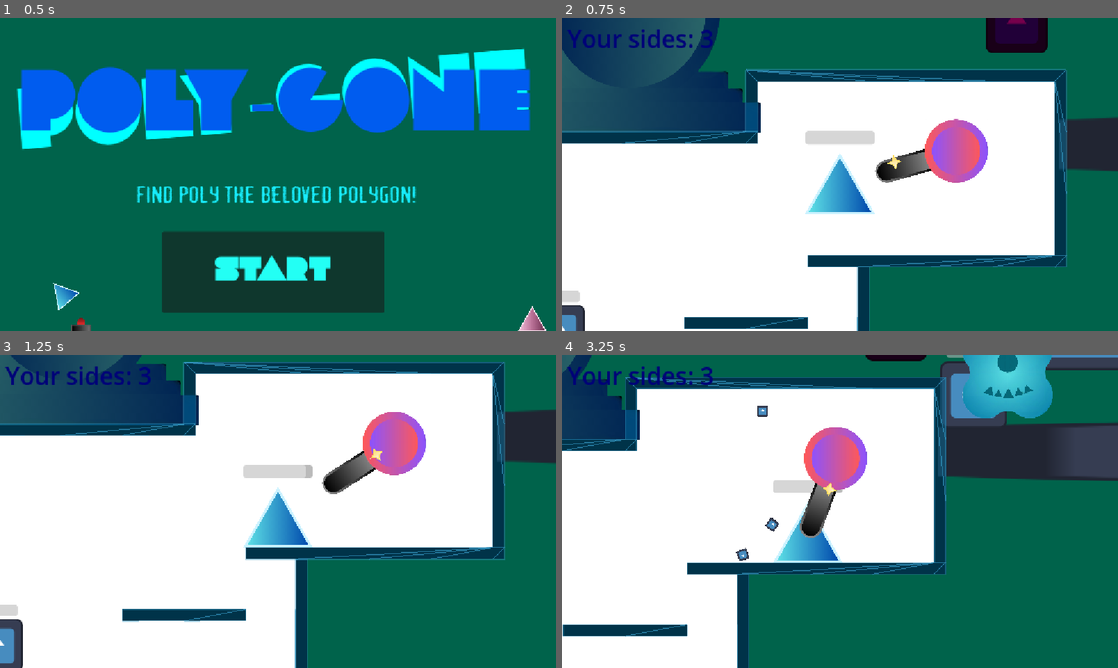
Above: before the commit, frames 1-4 (two rows, left to right).
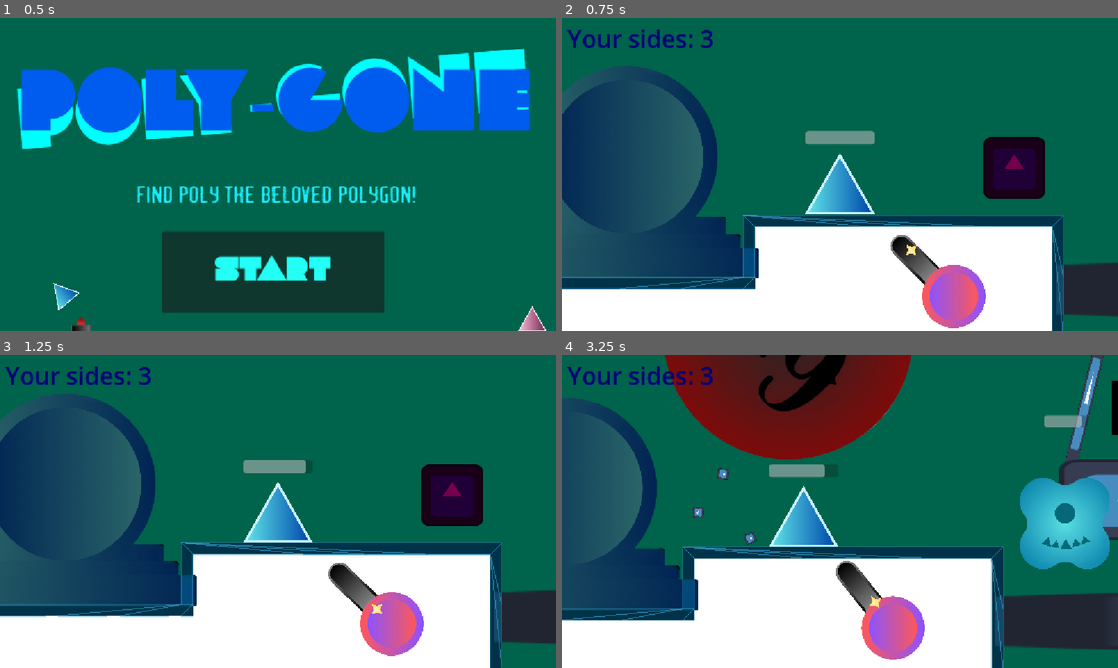
Above: after the commit, the same moments.

Repository: Eldragon126/Shapes
Game: Godot game, scene res://nodes/title_screen.tscn
Same seed, same stepped clock (60 frames per second), same inputs: the game is played once before the commit and once after it. The engine's default icon, where the game draws it, is replaced by a stand-in: a white triangle on a blue panel in a dark square. Sound files missing from this copy of the repository are replaced by a short silence.
Inputs (mouse positions are in pixels of both pictures, inside the frame that each line leads up to):
- Up to frame 1 (0.5 s): no input
- Up to frame 2 (0.75 s): click "Start" at 0.5 s
- Up to frame 3 (1.25 s): no input
- Up to frame 4 (3.25 s): move the mouse to (928, 461) at 1.27 s; hold Right (ui_right) 1.28-2.78 s; click (928, 461) at 1.35 s; tap Space (jump) at 1.52, 2.27 s; move the mouse to (728, 527) at 2.02 s; tap Shift (ability_activate) at 2.1 s; click (728, 527) at 2.3 s; move the mouse to (895, 442) at 2.77 s; hold Left (ui_left) from 2.78 s (still down); click (895, 442) at 2.85 s

Frame 1 is identical in both runs. In frame 2, 67% of the frame differs, in the area x 0-100%, y 0-100%; in frame 3, 77%; in frame 4, 83%.

Commit message:
smol change

Diff:
--- a/main_scene.tscn
+++ b/main_scene.tscn
@@ -28,7 +28,7 @@
 
 [node name="player" parent="." instance=ExtResource("2_gyfs4")]
 z_index = 0
-position = Vector2(628, 399)
+position = Vector2(633, 98)
 
 [node name="enemy_triangle2" parent="." instance=ExtResource("1_gyfs4")]
 position = Vector2(44, 715)
--- a/scripts/map.gd
+++ b/scripts/map.gd
@@ -7,7 +7,7 @@
 	pass
 
 func _process(delta: float) -> void:
-	if Input.is_action_just_pressed("attack"):
+	if Input.is_action_just_pressed("attack") and PlayerManager.sides_player == 3:
 		var lobber_projectile_inst = lobber_projectile.instantiate()
 		lobber_projectile_inst.player_ref = player_ref
 		add_child(lobber_projectile_inst)
Not shown: 1 places in main_scene.tscn that only renumber resources
